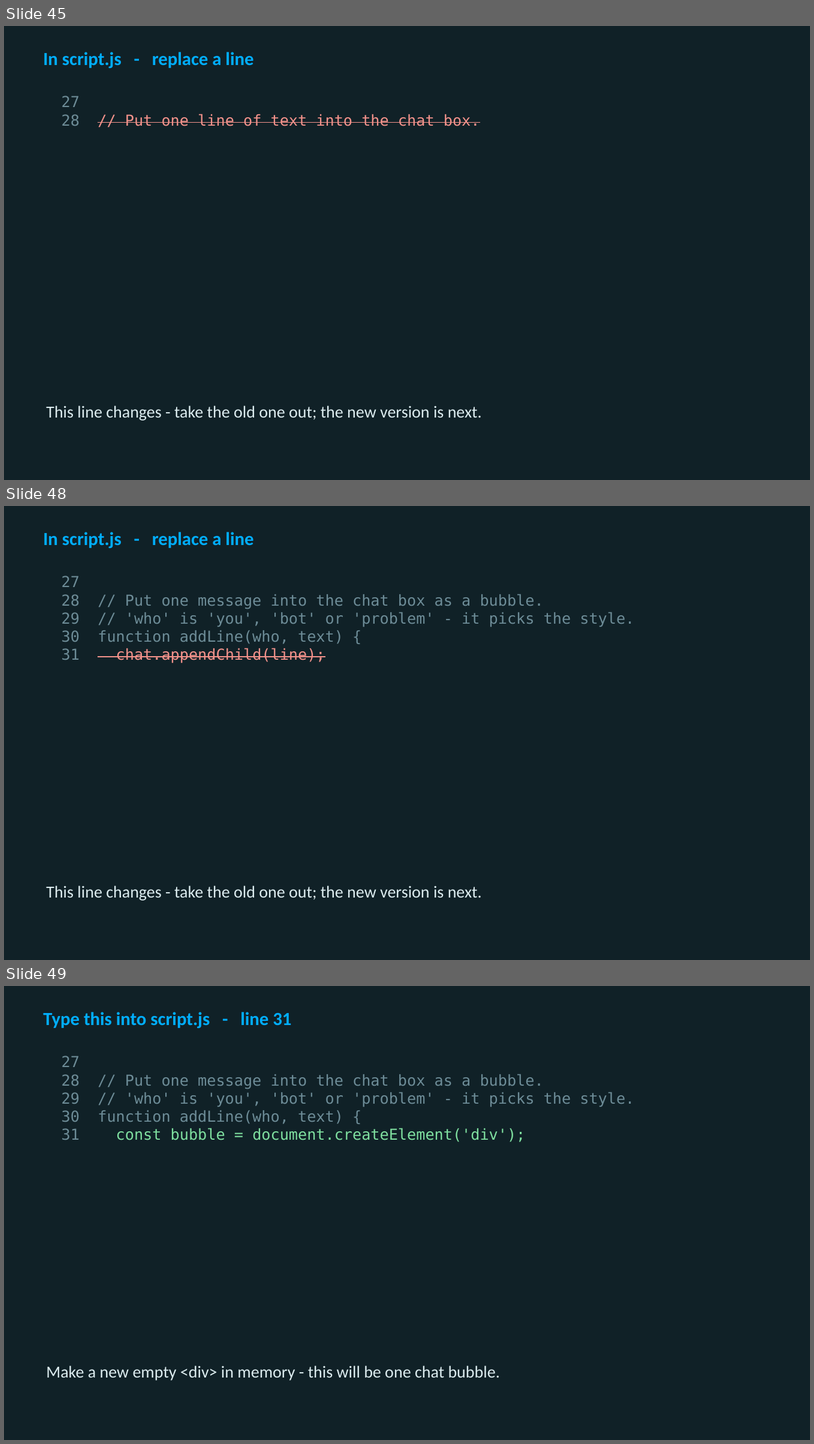
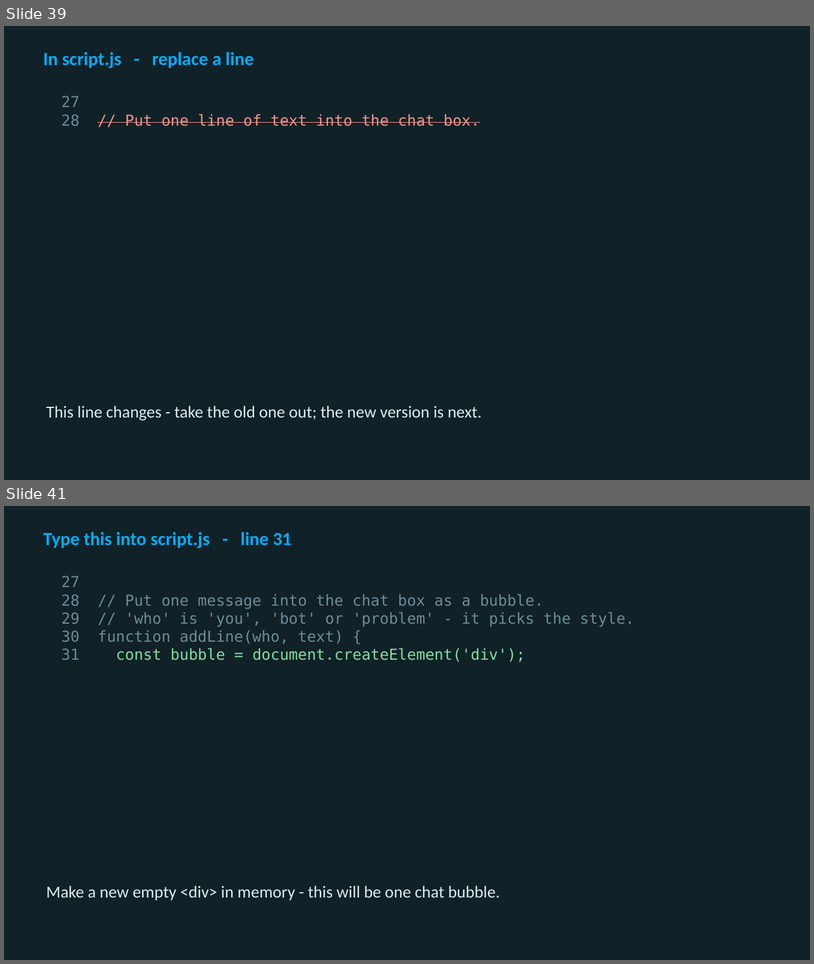
Before and after one commit to utgapps/utgapps.github.io, a slide deck: ai101/slides/week-07.pptx. Shown one above the other, each under a label of ours: slides 45, 48 and 49 before the commit, slides 39 and 41 after it; the slides between them are not shown. The pictures are 814x1444 and 814x964 pixels, drawn with LibreOffice and Linux fonts; fonts in the diff are those of the drawing. Boxes give left, top, right and bottom in pixels: in the first picture for what was removed or moved away, otherwise in the second. Text is boxed around its words. In the diff, an @@ line names an element or a change of style, - is before the commit and + after.

```diff
--- a/ai101/slides/week-07.pptx
+++ b/ai101/slides/week-07.pptx
@@ slide 48 removed at <box>4,506,810,960</box>, background #102127 @@
@@ text removed at <box>43,532,254,548</box> @@
-In script.js - replace a line
@@ text removed at <box>62,576,635,663</box> @@
-27
-28 // Put one message into the chat box as a bubble.
-29 // 'who' is 'you', 'bot' or 'problem' - it picks the style.
-30 function addLine(who, text) {
-31 chat.appendChild(line);
@@ text removed at <box>46,885,482,900</box> @@
-This line changes - take the old one out; the new version is next.
@@ what was slide 45 is now slide 39 @@
@@ what was slide 49 is now slide 41 @@
```
Also in this commit, not shown: 4 slides changed, 7 other slides removed, 21 other files.
